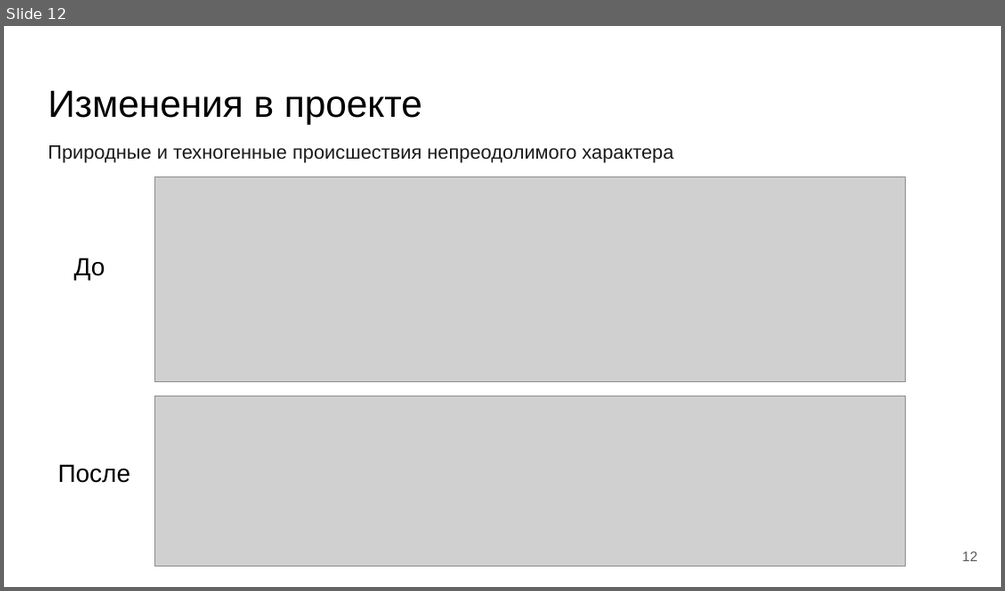
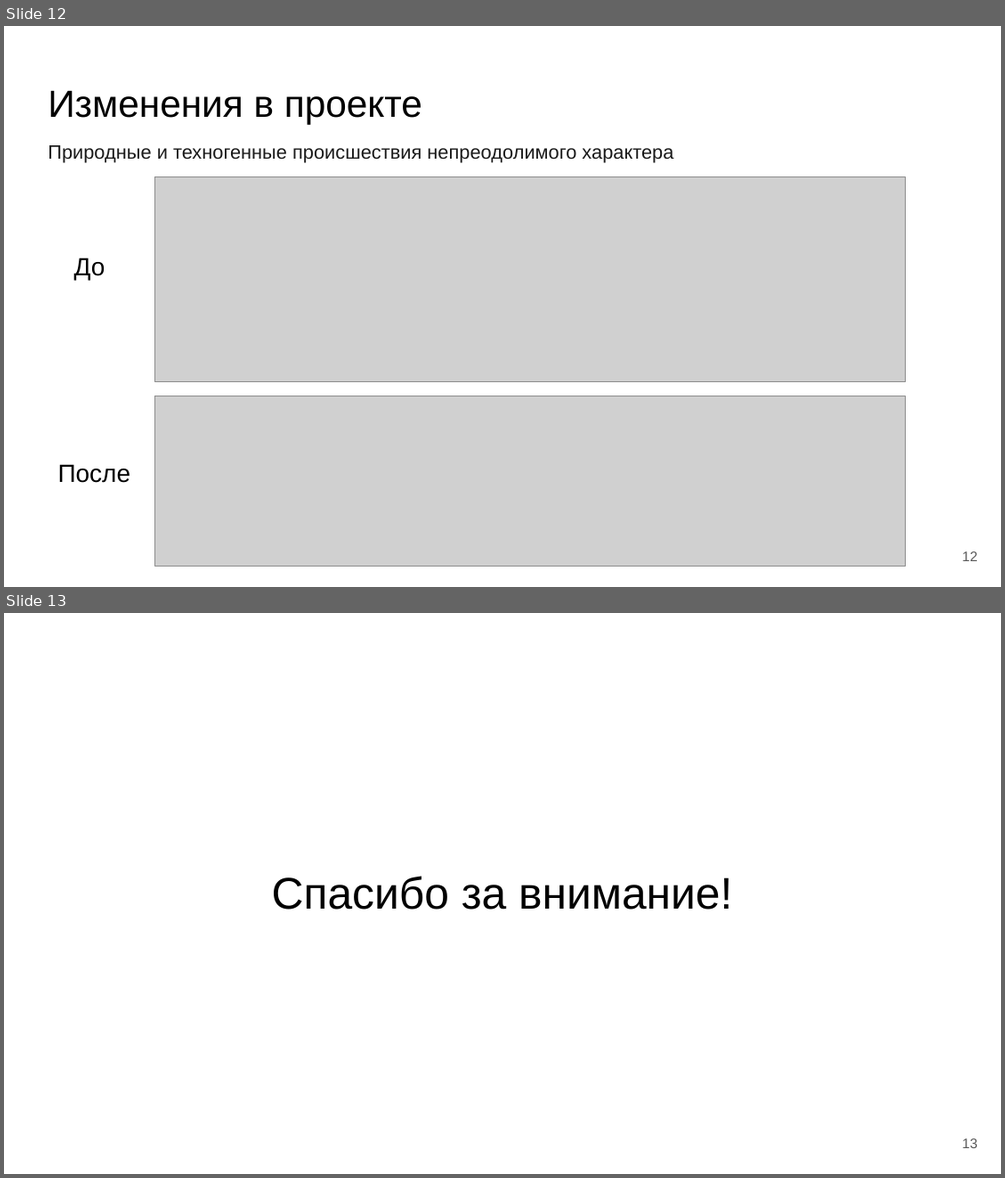
Before and after one commit to n7arti/MIET.Magistratura, a slide deck: 2 курс/2 семестр/Проектный менеджмент/Проект финал.pptx. Shown one above the other, each under a label of ours: slide 12 before the commit, slides 12 and 13 after it. The pictures are 1005x591 and 1005x1178 pixels, drawn with LibreOffice and Linux fonts; fonts in the diff are those of the drawing; grey boxes stand for pictures. Boxes give left, top, right and bottom in pixels: in the first picture for what was removed or moved away, otherwise in the second. Text is boxed around its words. In the diff, an @@ line names an element or a change of style, - is before the commit and + after.

```diff
--- a/2 курс/2 семестр/Проектный менеджмент/Проект финал.pptx
+++ b/2 курс/2 семестр/Проектный менеджмент/Проект финал.pptx
@@ slide 13 added at <box>4,613,1001,1174</box>, background #FFFFFF @@
@@ title added at <box>272,876,732,909</box>, 32 pt, text #000000 @@
+Спасибо за внимание!
@@ page number added at <box>962,1138,977,1148</box>, 10 pt, text #595959 @@
+13
```
Also in this commit, not shown: 2 slides changed, 14 other files.
